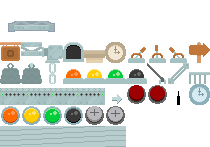
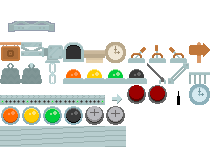
Comparing the layer stacks of the two 210×147 images. Changes:
added group "conv V1 kopier" with 3 layers above "conv V1" over (0, 94, 105, 104)
added layer "Lag 27" (1st of 2, in "conv V1 kopier") in group "conv V1 kopier" over (1, 94, 105, 104)
added layer "Lag 38" in group "conv V1 kopier" over (0, 95, 105, 100)
added layer "Lag 25" (1st of 2, in "conv V1 kopier") in group "conv V1 kopier" over (0, 97, 105, 104)
moved "Lag 27" (2nd of 2, in "conv V1") into group "conv V1" over (1, 93, 105, 104)
moved "Lag 25" (2nd of 2, in "conv V1") into group "conv V1" over (0, 88, 105, 104)
